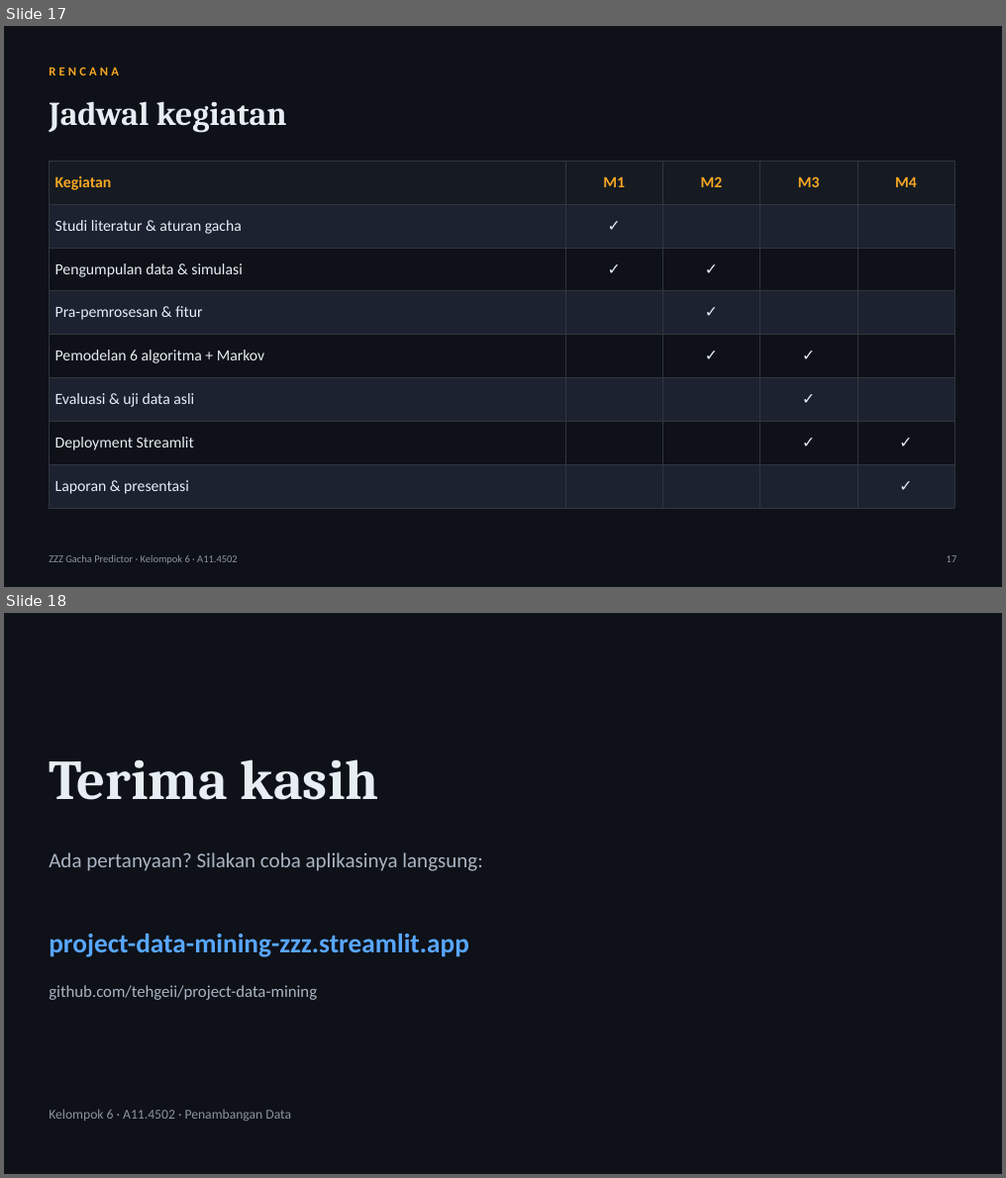
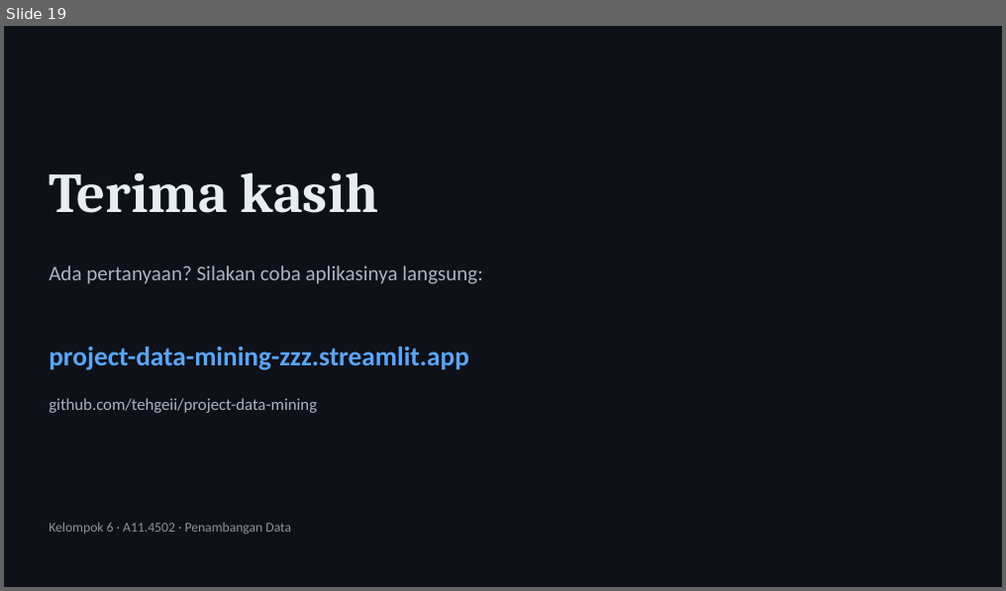
Before and after one commit to tehgeii/project-data-mining, a slide deck: docs/tugas/UTS_Slide_Kelompok6_A11.4502.pptx. Shown one above the other, each under a label of ours: slides 17 and 18 before the commit, slide 19 after it. The pictures are 1006x1178 and 1006x591 pixels, drawn with LibreOffice and Linux fonts; fonts in the diff are those of the drawing. Boxes give left, top, right and bottom in pixels: in the first picture for what was removed or moved away, otherwise in the second. Text is boxed around its words. In the diff, an @@ line names an element or a change of style, - is before the commit and + after.

Commit message:
Ubah proposal UTS mengikuti format contoh proposal dari dosen
Proposal kini dibuat oleh proposal.js: kertas Letter, margin 3 cm, sampul
PENYUSUN, Ringkasan dan Kata Kunci, Bab I 1.1-1.5 (termasuk Pembaruan dan
Peta Jalan), Bab II 2.1-2.7 (Telaah Studi Pustaka, Target Capaian, Anggota
Tim), jadwal 14 minggu, dan pustaka bernomor. gen.js kini khusus laporan UAS.

Slide UTS ikut disesuaikan: slide kebaruan, penelitian terdahulu, dan peta
jalan 14 minggu. Judul sampul tidak lagi saling menimpa di LibreOffice.

```diff
--- a/docs/tugas/UTS_Slide_Kelompok6_A11.4502.pptx
+++ b/docs/tugas/UTS_Slide_Kelompok6_A11.4502.pptx
@@ slide 17 removed at <box>4,26,1002,587</box>, background #0E1117 @@
@@ text removed at <box>49,67,119,76</box> @@
-RENCANA
@@ text removed at <box>49,101,287,133</box> @@
-Jadwal kegiatan
@@ table removed at <box>49,161,954,498</box>, 8 rows, 5 columns @@
-Kegiatan | M1 | M2 | M3 | M4
-Studi literatur & aturan gacha | ✓ |  |  | 
-Pengumpulan data & simulasi | ✓ | ✓ |  | 
-Pra-pemrosesan & fitur |  | ✓ |  | 
-Pemodelan 6 algoritma + Markov |  | ✓ | ✓ | 
-Evaluasi & uji data asli |  |  | ✓ | 
-Deployment Streamlit |  |  | ✓ | ✓
-Laporan & presentasi |  |  |  | ✓
@@ text removed at <box>49,556,238,565</box> @@
-ZZZ Gacha Predictor · Kelompok 6 · A11.4502
@@ text removed at <box>946,556,957,563</box> @@
-17
@@ what was slide 18 is now slide 19 @@
```
Also in this commit, not shown: 11 slides changed, 2 slides added, 14 other files.
